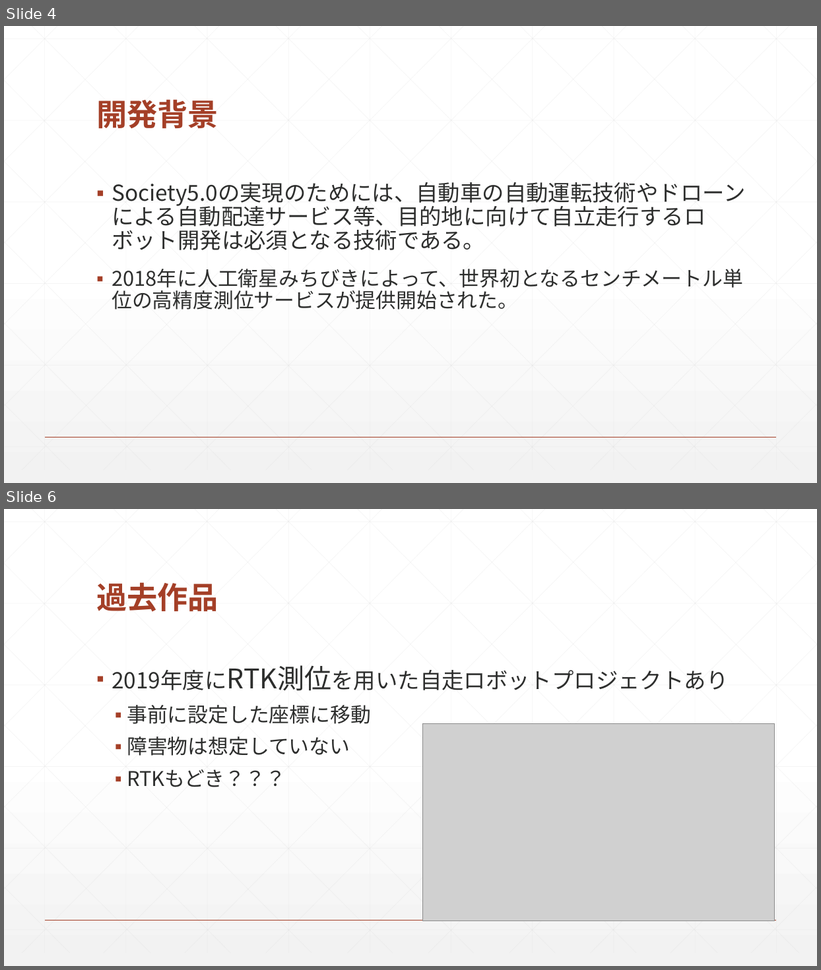
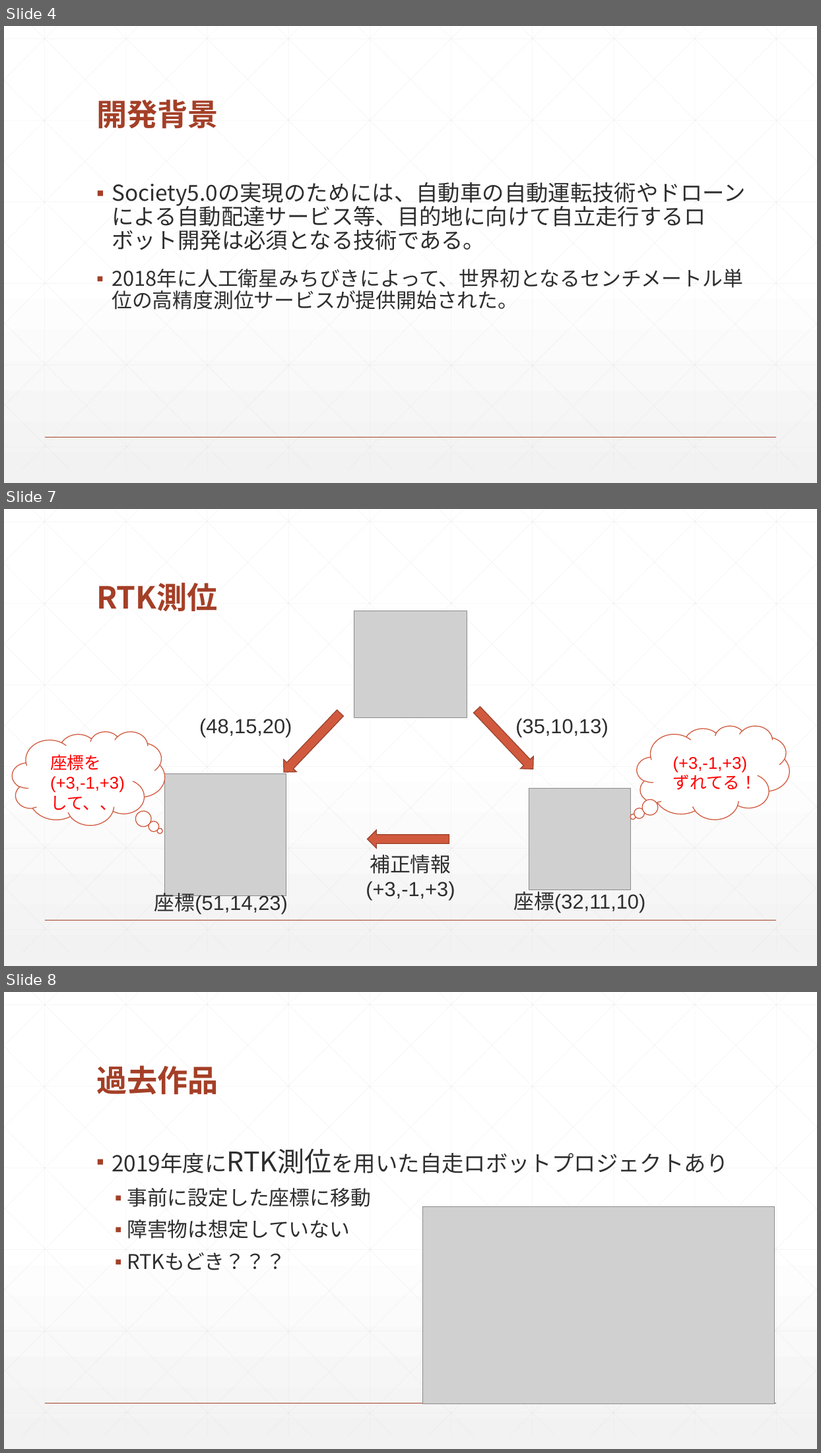
Before and after one commit to moca0511/-, a slide deck: docs/企画発表/企画発表.pptx. Shown one above the other, each under a label of ours: slides 4 and 6 before the commit, slides 4, 7 and 8 after it; the slides between them are not shown. The pictures are 821x970 and 821x1453 pixels, drawn with LibreOffice and Linux fonts; fonts in the diff are those of the drawing; grey boxes stand for pictures. Boxes give left, top, right and bottom in pixels: in the first picture for what was removed or moved away, otherwise in the second. Text is boxed around its words. In the diff, an @@ line names an element or a change of style, - is before the commit and + after.

```diff
--- a/docs/企画発表/企画発表.pptx
+++ b/docs/企画発表/企画発表.pptx
@@ slide 7 added at [4, 509, 817, 966], background gradient #FFFFFF to #F2F2F2; not listed: 47 template elements that a slide beside it also shows @@
@@ title added at [96, 582, 218, 611], 36 pt, text #A43F27, bold @@
+RTK測位
@@ picture added at [354, 611, 467, 718] @@
@@ down arrow added at [471, 704, 540, 776], fill #D15A3E, outline #9B432E 1 pt @@
@@ text added at [199, 718, 292, 737], 24 pt, text #2D2E2D @@
+(48,15,20)
@@ down arrow added at [277, 707, 347, 778], fill #D15A3E, outline #9B432E 1 pt @@
@@ text added at [516, 718, 608, 737], 24 pt, text #2D2E2D @@
+(35,10,13)
@@ thought cloud added at [637, 726, 789, 820], fill #FFFFFF, outline #D15A3E 1 pt @@
@@ thought cloud added at [12, 731, 164, 826], fill #FFFFFF, outline #D15A3E 1 pt @@
@@ text added at [50, 755, 125, 814], 20 pt, text #FF0000 @@
+座標を
+(+3,-1,+3)
+して、、
@@ text added at [673, 757, 758, 790], 20 pt, text #FF0000 @@
+(+3,-1,+3)
+ずれてる！
@@ picture added at [164, 774, 286, 896] @@
@@ picture added at [529, 788, 631, 890] @@
@@ down arrow added at [367, 831, 449, 848], fill #D15A3E, outline #9B432E 1 pt @@
@@ text added at [366, 855, 455, 900], 24 pt, text #2D2E2D @@
+補正情報
+(+3,-1,+3)
@@ text added at [154, 890, 288, 915], 24 pt, text #2D2E2D @@
+座標(51,14,23)
@@ text added at [514, 888, 646, 914], 24 pt, text #2D2E2D @@
+座標(32,11,10)
@@ what was slide 6 is now slide 8 @@
```
Also in this commit, not shown: 7 slides changed, 3 other slides added, 1 slide removed, 3 other files.
